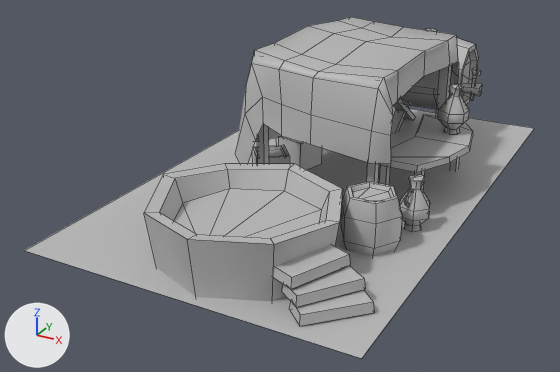
An edit to the FBX model Assets/Models/Building/vinodel_shop.fbx, drawn before and after from the same camera.
The view is the same before and after, from a 50 mm lens placed at (0.472, -1.149, 0.548), pointed at (-0.094, -0.119, 0.033). The axes (+X, +Y, +Z) are drawn at lower left. The lights are the same throughout. Mesh edges are drawn as thin lines. Where no turn or scale is listed for an object, it has been applied to the vertices.
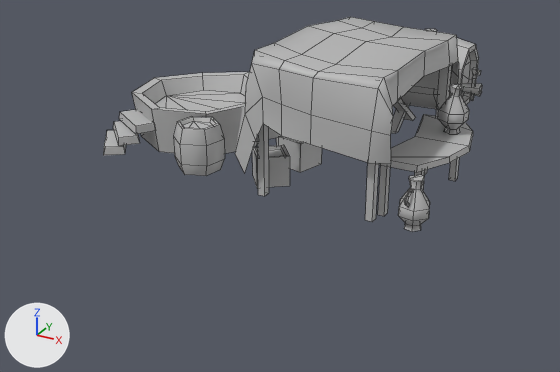
What differs and where, as boxes [x1, y1, x2, y2] in the pictures (560 x 372 px; the box of a moved part takes in the faces that stretch with it):
'polySurface17', reshaped (26% narrower, 37% shorter): before [24, 17, 534, 358]; after [103, 17, 482, 231]
part 1 of me_mesh, moved or reshaped: before [341, 181, 402, 256]; after [173, 117, 225, 176]
part 2 of me_mesh, moved or reshaped: before [290, 290, 374, 326]; after [103, 130, 126, 155]
part 3 of me_mesh, moved or reshaped: before [144, 164, 343, 301]; after [132, 72, 258, 153]
part 4 of me_mesh, moved or reshaped: before [273, 244, 350, 289]; after [119, 110, 155, 134]
part 5 of me_mesh, moved or reshaped: before [282, 265, 365, 307]; after [113, 121, 140, 146]
part 6 of me_mesh, deleted: before [24, 106, 534, 358]

Edits to the bpy script that builds the scene:
```text
Change me_mesh:
    where me_mesh.from_pydata(...)  # 697 vertices, 590 faces; spans x -0.249..0.249, y -0.423..0.423, z -0.127..0.127
    used by ob_polysurface17; location = (-0.033, -0.079, 0.15)
    me_mesh part 1: the loose piece of 36 vertices spanning x 0.109..0.198, y -0.212..-0.135, z -0.112..-0.03 is turned -99.4 degrees about the z axis through its middle, then moved by (-0.366, 0.123, 0.0)
    me_mesh part 2: the loose piece of 8 vertices spanning x 0.137..0.228, y -0.403..-0.311, z -0.105..-0.091 is turned -99.4 degrees about the z axis through its middle, then moved by (-0.581, 0.308, 0.0)
    me_mesh part 3: the loose piece of 32 vertices spanning x -0.111..0.156, y -0.416..-0.15, z -0.11..-0.017 is turned -99.4 degrees about the z axis through its middle, then moved by (-0.322, 0.379, 0.0)
    me_mesh part 4: the loose piece of 8 vertices spanning x 0.11..0.18, y -0.387..-0.287, z -0.071..-0.056 is turned -99.4 degrees about the z axis through its middle, then moved by (-0.518, 0.321, 0.0)
    me_mesh part 5: the loose piece of 8 vertices spanning x 0.124..0.208, y -0.394..-0.297, z -0.088..-0.074 is turned -99.4 degrees about the z axis through its middle, then moved by (-0.55, 0.31, 0.0)
    me_mesh part 6: the loose piece of 4 vertices spanning x -0.249..0.249, y -0.423..0.423, z -0.107 is deleted
```
